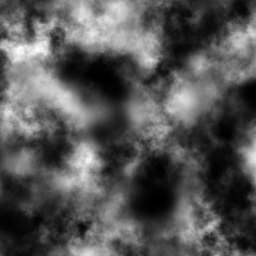
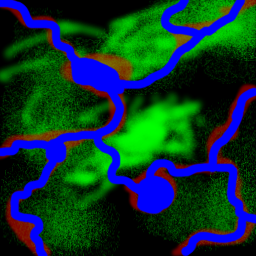
Before/after of a (256, 256) layered artwork. What changed in the layer stack:
showed "Pavement" over [left=0, top=0, right=256, bottom=256]
showed "Dirt", painted on it over [left=0, top=0, right=256, bottom=256]
showed "Grass", painted on it over [left=0, top=0, right=256, bottom=256]
added layer "Blend base" above "Height map" over [left=0, top=0, right=256, bottom=256]
hid "Height map" over [left=0, top=0, right=256, bottom=256]
